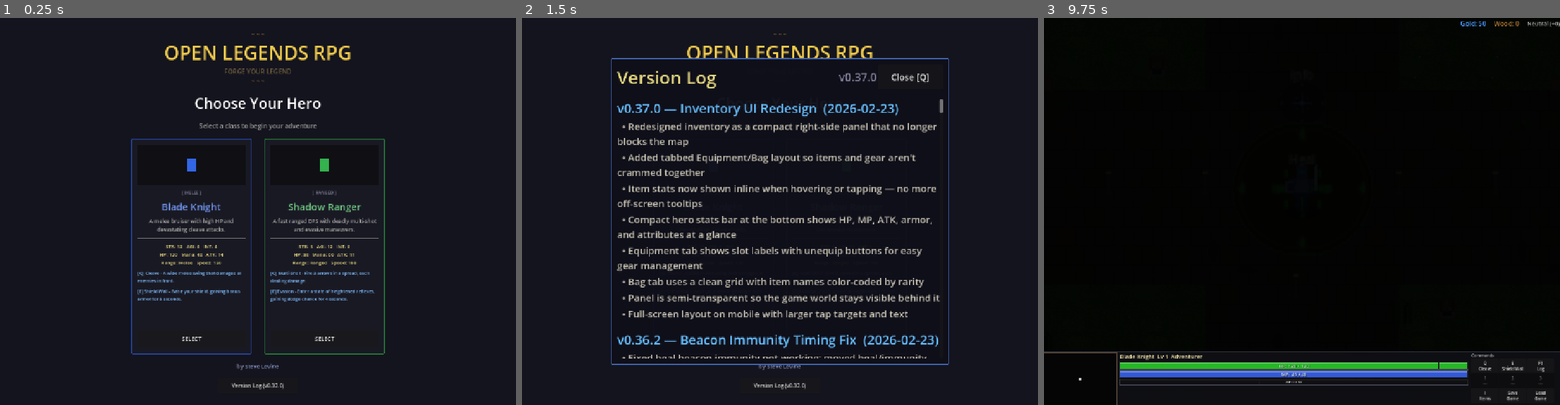
Above: before the commit, frames 1-3 (left to right).
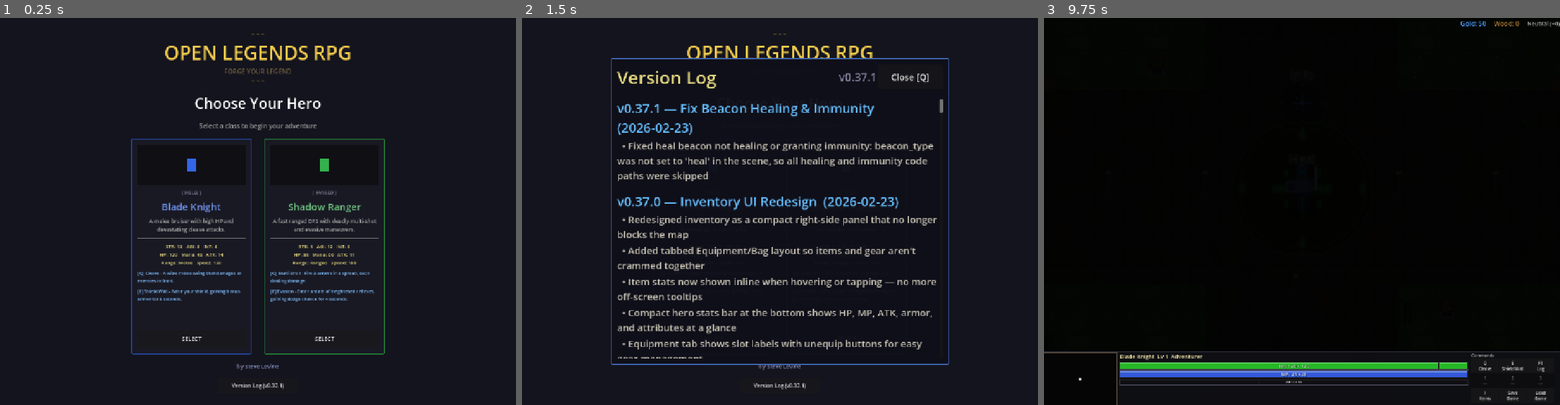
Above: after the commit, the same moments.

Repository: slxny/legends-open-rpg
Game: Godot game, scene res://scenes/main.tscn
Two runs of this game, one before a commit and one after it. Both use one fixed random seed, a clock stepped at 60 frames per second and the inputs below.
Inputs (mouse positions are in pixels of both pictures, inside the frame that each line leads up to):
- Up to frame 1 (0.25 s): no input
- Up to frame 2 (1.5 s): click "Version Log (v0.37.0)" (after the commit: "Version Log (v0.37.1)") at 0.5 s; click "SELECT" at 1.25 s
- Up to frame 3 (9.75 s): click "SELECT" at 2 s; tap Enter at 2.75, 4.25, 5.75 s; move the mouse to (1415, 192) at 2.77 s; hold D (move_right) 2.78-3.5 s; hold Q (ability_1) 2.78-3.5 s; click (1415, 192) at 2.92 s; tap Space (attack) at 3.5, 6.5 s; drag from (1198, 230) to (1276, 288) at 3.52 s; move the mouse to (1353, 126) at 4.27 s; hold D (move_right) 4.28-5 s; hold Space (attack) 4.28-5 s; drag from (1276, 288) to (1147, 153) at 5.02 s; move the mouse to (1456, 269) at 5.77 s; hold A (move_left) 5.78-6.5 s; tap 1 at 5.85 s; drag from (1147, 153) to (1224, 114) at 6.52 s; move the mouse to (1327, 211) at 7.27 s; hold S (move_down) 7.28-8 s; tap 3 at 7.35 s; click (1327, 211) at 7.42 s; drag from (1224, 114) to (1198, 230) at 8.02 s; move the mouse to (1415, 192) at 8.77 s; hold W (move_up) 8.78-9.5 s; hold Q (ability_1) 8.78-9.5 s; drag from (1198, 230) to (1276, 288) at 9.52 s

The runs differ from the first frame. In frame 1, less than 0.1% of the frame differs, in the area x 54-55%, y 94-96%; in frame 2, 10%, in the area x 18-81%, y 14-96%; in frame 3, nothing differs.

Commit message:
Fix beacon healing and immunity by setting beacon_type = "heal"
The HealBeacon in havens_rest.tscn was missing the beacon_type property,
which defaulted to "" (empty string). All healing and immunity code in
beacon.gd is gated on beacon_type == "heal", so nothing worked.

https://claude.ai/code/session_01KNNVquBEFkK7GBfmBf2zri

Diff:
--- a/scenes/ui/changelog_dialog.gd
+++ b/scenes/ui/changelog_dialog.gd
@@ -9,9 +9,17 @@
 var _is_visible: bool = false
 var _is_mobile: bool = false
 
-const GAME_VERSION := "v0.37.0"
+const GAME_VERSION := "v0.37.1"
 
 const CHANGELOG: Array[Dictionary] = [
+	{
+		"version": "v0.37.1",
+		"title": "Fix Beacon Healing & Immunity",
+		"date": "2026-02-23",
+		"entries": [
+			"Fixed heal beacon not healing or granting immunity: beacon_type was not set to 'heal' in the scene, so all healing and immunity code paths were skipped",
+		]
+	},
 	{
 		"version": "v0.37.0",
 		"title": "Inventory UI Redesign",
--- a/scenes/world/regions/havens_rest.tscn
+++ b/scenes/world/regions/havens_rest.tscn
@@ -36,6 +36,7 @@
 beacon_color = Color(0.2, 1, 0.2, 1)
 beacon_label = "Heal"
 beacon_radius = 60.0
+beacon_type = "heal"
 
 [node name="Shopkeeper" parent="." instance=ExtResource("3_shop")]
 position = Vector2(260, -100)
